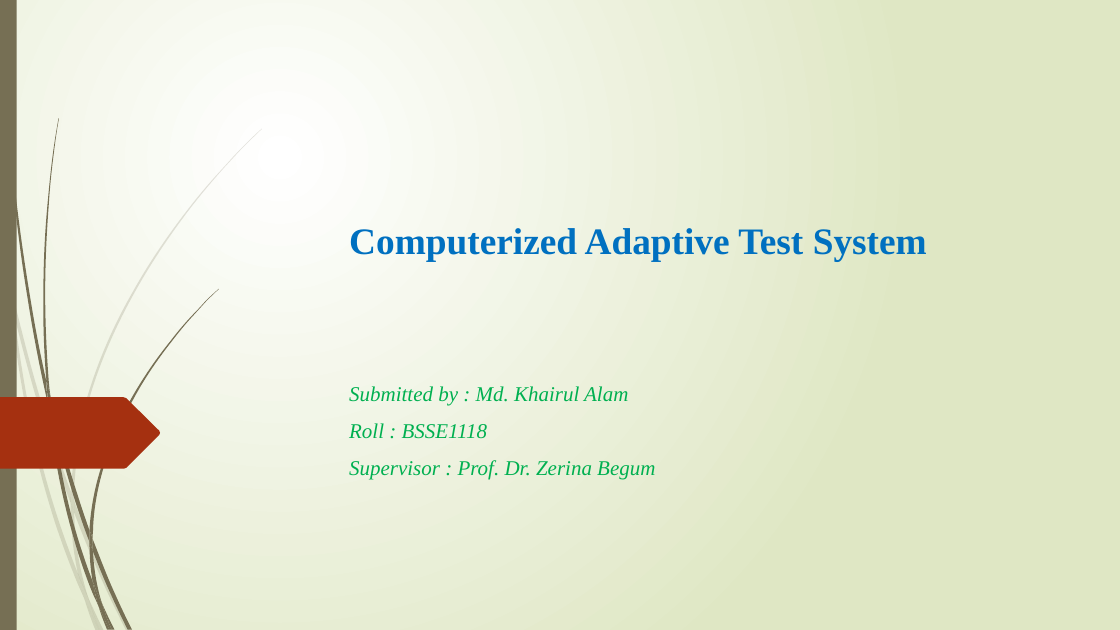
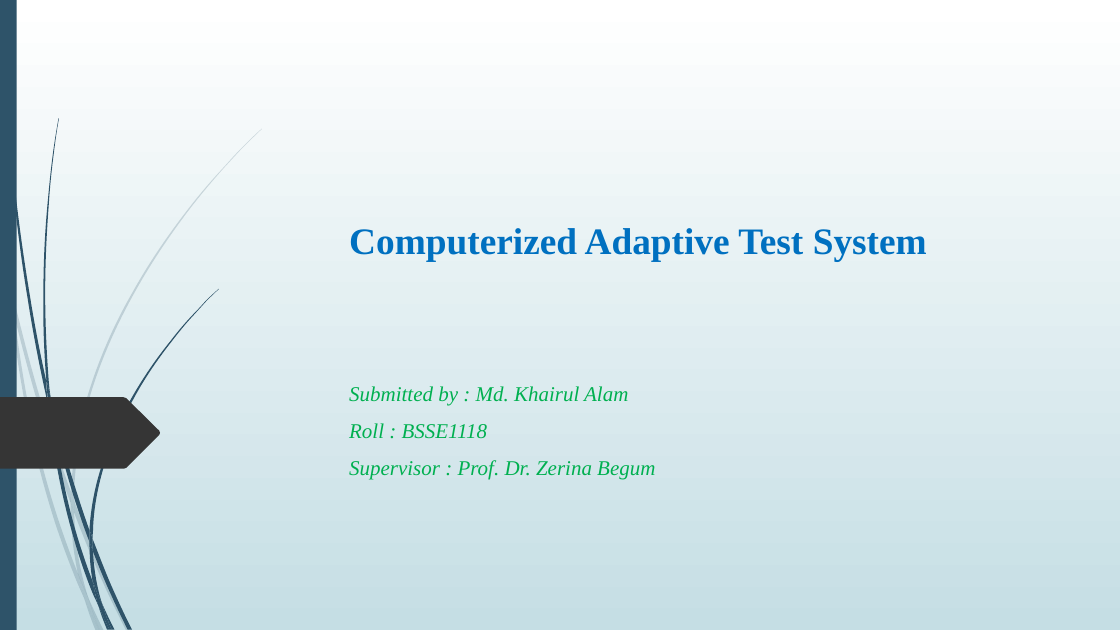
Before and after one commit to meKhairul/SPL---1, a slide deck: slide 1 of Computerized Adaptive Test System.pptx. Drawn at 1120x630 pixels with LibreOffice and Linux fonts; fonts in the diff are those of the drawing. Boxes give left, top, right and bottom in pixels: in the first picture for what was removed or moved away, otherwise in the second. Text is boxed around its words. In the diff, an @@ line names an element or a change of style, - is before the commit and + after.

```diff
--- a/Computerized Adaptive Test System.pptx
+++ b/Computerized Adaptive Test System.pptx
@@ background gradient #FFFFFF to #DFE8C4 to gradient #FFFFFF to #C5DEE5 @@
@@ freeform shape at bbox=[3, 0, 48, 404]: fill #766F54 to #2E5369; outline redrawn @@
@@ fill #766F54 to #2E5369 in 12 elements at bbox=[50, 397, 89, 542], bbox=[92, 539, 132, 629], bbox=[48, 401, 98, 607], bbox=[103, 604, 115, 630], bbox=[46, 377, 54, 424], bbox=[89, 289, 218, 539], bbox=[98, 607, 109, 630], bbox=[89, 542, 102, 604], bbox=[89, 530, 92, 551], bbox=[92, 581, 112, 629], bbox=[0, 0, 17, 630], bbox=[43, 118, 59, 397] @@
@@ freeform shape at bbox=[0, 397, 160, 469]: fill #A53010 to #353535 @@
@@ fill #766F54 at 20% opacity to #2E5369 at 20% opacity in 10 elements at bbox=[0, 237, 9, 294], bbox=[12, 290, 71, 503], bbox=[74, 501, 130, 630], bbox=[88, 597, 104, 630], bbox=[9, 294, 85, 600], bbox=[71, 503, 88, 597], bbox=[71, 129, 262, 501], bbox=[85, 600, 100, 630], bbox=[71, 492, 74, 513], bbox=[78, 574, 100, 630] @@
```
Also in this commit, not shown: 5 other slides changed, 7 slides added, 1 slide removed.
